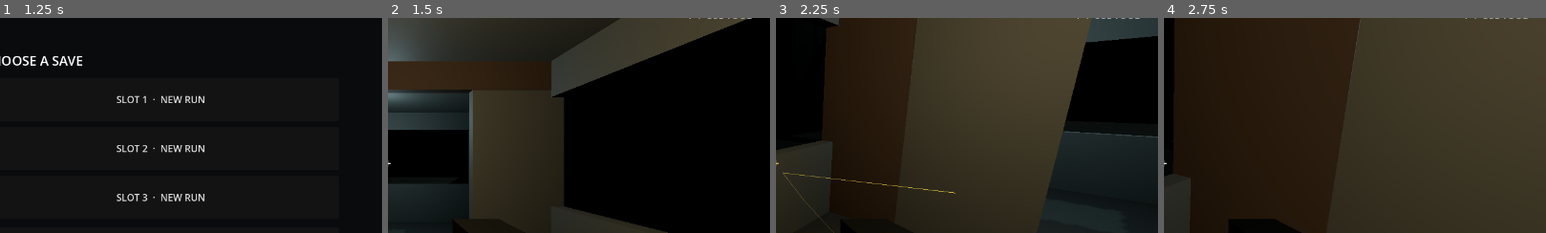
Above: before the commit, frames 1-4 (left to right).
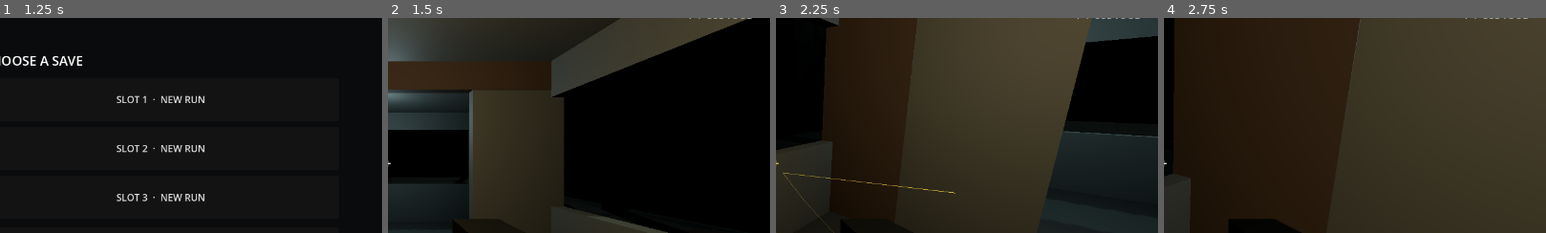
Above: after the commit, the same moments.

Repository: SebastianFreitas/van-gunner
Game: Godot game, scene res://scenes/boot/boot.tscn
Same seed, same stepped clock (60 frames per second), same inputs: the game is played once before the commit and once after it.
Inputs (mouse positions are % of the whole screen's width and height, from its top left):
- Up to frame 1 (1.25 s): tap Enter at 0.5 s; move the mouse to (72, 45) at 0.52 s; hold D (move_right) from 0.53 s (still down); hold E (interact) from 0.53 s (still down)
- Up to frame 2 (1.5 s): release D (move_right) at 1.25 s; release E (interact) at 1.25 s; click "SLOT 1 · NEW RUN" at 1.25 s
- Up to frame 3 (2.25 s): tap Space at 2 s; move the mouse to (45, 50) at 2.02 s; hold W (move_forward) from 2.03 s (still down); click (45, 50) at 2.1 s
- Up to frame 4 (2.75 s): keep holding W (move_forward)
The pictures show only the part of the screen within x 50-100%, y 16-66%; the shares and areas given below are measured in that part.

Frame 1 is identical in both runs. In frame 2, less than 0.1% of the frame differs, in the area x 54-62%, y 92-97%; in frame 3, less than 0.1%; in frame 4, nothing differs.

Commit message:
Add parallel side-street branches that replace corridor walls.
Spawn narrow full-length side lanes beside the main road so wall openings show tiled street geometry instead of empty gaps.

Co-authored-by: Cursor <cursoragent@cursor.com>

Diff:
--- a/scenes/corridor/corridor_segment.gd
+++ b/scenes/corridor/corridor_segment.gd
@@ -8,9 +8,41 @@
 	$Structure/Variant2,
 	$Structure/Variant3,
 ]
+@onready var _left_wall: Node3D = $LeftWall
+@onready var _right_wall: Node3D = $RightWall
+@onready var _left_wall_upper: Node3D = $RightWall/LeftWall
+@onready var _right_wall_upper: Node3D = $RightWall/RightWall
+@onready var _left_wall_collision: CollisionShape3D = $Surfaces/LeftWallCollision
+@onready var _right_wall_collision: CollisionShape3D = $Surfaces/RightWallCollision
+@onready var _left_wall_upper_collision: CollisionShape3D = $Surfaces/LeftWallUpperCollision
+@onready var _right_wall_upper_collision: CollisionShape3D = $Surfaces/RightWallUpperCollision
+@onready var _side_street_left: Node3D = $SideStreets/Left
+@onready var _side_street_right: Node3D = $SideStreets/Right
 
 
 func apply_variant(index: int) -> void:
 	index = clampi(index, 0, VARIANT_COUNT - 1)
 	for variant_index in _variants.size():
 		_variants[variant_index].visible = variant_index == index
+
+
+func apply_side_streets(left: bool, right: bool) -> void:
+	_set_side_street(&"left", left)
+	_set_side_street(&"right", right)
+
+
+func _set_side_street(side: StringName, enabled: bool) -> void:
+	var is_left := side == &"left"
+	var wall := _left_wall if is_left else _right_wall
+	var wall_upper := _left_wall_upper if is_left else _right_wall_upper
+	var wall_collision := _left_wall_collision if is_left else _right_wall_collision
+	var wall_upper_collision := (
+		_left_wall_upper_collision if is_left else _right_wall_upper_collision
+	)
+	var side_street := _side_street_left if is_left else _side_street_right
+
+	wall.visible = not enabled
+	wall_upper.visible = not enabled
+	wall_collision.disabled = enabled
+	wall_upper_collision.disabled = enabled
+	side_street.visible = enabled
--- a/scenes/corridor/corridor_segment.tscn
+++ b/scenes/corridor/corridor_segment.tscn
@@ -2,6 +2,7 @@
 
 [ext_resource type="Script" uid="uid://bpjji6mwad67w" path="res://scenes/corridor/corridor_segment.gd" id="1_script"]
 [ext_resource type="Shader" uid="uid://bxqnk6jr56bab" path="res://scenes/corridor/industrial_surface.gdshader" id="1_shader"]
+[ext_resource type="PackedScene" uid="uid://cside8street1br" path="res://scenes/corridor/side_street_branch.tscn" id="2_side_street"]
 
 [sub_resource type="ShaderMaterial" id="FloorMaterial"]
 render_priority = 0
@@ -444,3 +445,14 @@
 [node name="RightLamp" type="MeshInstance3D" parent="Structure/Variant3" unique_id=720149614]
 transform = Transform3D(1, 0, 0, 0, 1, 0, 0, 0, 1, 8.4, 6.8, 4.9)
 mesh = SubResource("LampMesh")
+
+[node name="SideStreets" type="Node3D" parent="."]
+
+[node name="Left" parent="SideStreets" instance=ExtResource("2_side_street")]
+transform = Transform3D(1, 0, 0, 0, 1, 0, 0, 0, 1, -9, 0, 0)
+visible = false
+
+[node name="Right" parent="SideStreets" instance=ExtResource("2_side_street")]
+transform = Transform3D(1, 0, 0, 0, 1, 0, 0, 0, 1, 9, 0, 0)
+visible = false
+mirror_x = true
--- /dev/null
+++ b/scenes/corridor/side_street_branch.gd
@@ -0,0 +1,17 @@
+extends Node3D
+
+@export var mirror_x := false
+
+
+func _ready() -> void:
+	if mirror_x:
+		for child in get_children():
+			if child is MeshInstance3D:
+				var mesh_node := child as MeshInstance3D
+				var t := mesh_node.transform
+				mesh_node.transform = Transform3D(
+					Vector3(-t.basis.x.x, t.basis.x.y, t.basis.x.z),
+					t.basis.y,
+					Vector3(-t.basis.z.x, t.basis.z.y, t.basis.z.z),
+					Vector3(-t.origin.x, t.origin.y, t.origin.z)
+				)
--- /dev/null
+++ b/scenes/corridor/side_street_branch.tscn
@@ -0,0 +1,77 @@
+[gd_scene format=3 uid="uid://cp6kn11gbklv4"]
+
+[ext_resource type="Shader" uid="uid://bxqnk6jr56bab" path="res://scenes/corridor/industrial_surface.gdshader" id="1_shader"]
+[ext_resource type="Script" path="res://scenes/corridor/side_street_branch.gd" id="2_script"]
+
+[sub_resource type="ShaderMaterial" id="FloorMaterial"]
+render_priority = 1
+shader = ExtResource("1_shader")
+shader_parameter/base_color = Color(0.14, 0.16, 0.15, 1)
+shader_parameter/seam_color = Color(0.03, 0.04, 0.035, 1)
+shader_parameter/rust_color = Color(0.28, 0.095, 0.04, 1)
+shader_parameter/tile_count = Vector2(3, 6)
+shader_parameter/roughness_value = 0.94
+cull_mode = 2
+
+[sub_resource type="ShaderMaterial" id="WallMaterial"]
+render_priority = 0
+shader = ExtResource("1_shader")
+shader_parameter/base_color = Color(0.14, 0.16, 0.15, 1)
+shader_parameter/seam_color = Color(0.03, 0.04, 0.035, 1)
+shader_parameter/rust_color = Color(0.28, 0.095, 0.04, 1)
+shader_parameter/tile_count = Vector2(3, 6)
+shader_parameter/roughness_value = 0.8
+cull_mode = 2
+
+[sub_resource type="StandardMaterial3D" id="VoidMaterial"]
+albedo_color = Color(0.004, 0.006, 0.005, 1)
+roughness = 1.0
+metallic = 0.0
+cull_mode = 2
+
+[sub_resource type="StandardMaterial3D" id="LampMaterial"]
+shading_mode = 0
+albedo_color = Color(0.62, 0.34, 0.12, 1)
+
+[sub_resource type="BoxMesh" id="FloorMesh"]
+material = SubResource("FloorMaterial")
+size = Vector3(7, 0.2, 20)
+
+[sub_resource type="BoxMesh" id="OuterWallMesh"]
+material = SubResource("WallMaterial")
+size = Vector3(0.4, 20, 20)
+
+[sub_resource type="BoxMesh" id="VoidMesh"]
+material = SubResource("VoidMaterial")
+size = Vector3(2.5, 18, 20)
+
+[sub_resource type="BoxMesh" id="LampMesh"]
+material = SubResource("LampMaterial")
+size = Vector3(0.12, 0.42, 1.3)
+
+[node name="SideStreetBranch" type="Node3D"]
+script = ExtResource("2_script")
+
+[node name="Floor" type="MeshInstance3D" parent="."]
+transform = Transform3D(1, 0, 0, 0, 1, 0, 0, 0, 1, -3.5, -0.3, 0)
+mesh = SubResource("FloorMesh")
+
+[node name="OuterWall" type="MeshInstance3D" parent="."]
+transform = Transform3D(1, 0, 0, 0, 1, 0, 0, 0, 1, -7, 9.6, 0)
+mesh = SubResource("OuterWallMesh")
+
+[node name="Void" type="MeshInstance3D" parent="."]
+transform = Transform3D(1, 0, 0, 0, 1, 0, 0, 0, 1, -8.25, 8, 0)
+mesh = SubResource("VoidMesh")
+
+[node name="Lamp0" type="MeshInstance3D" parent="."]
+transform = Transform3D(1, 0, 0, 0, 1, 0, 0, 0, 1, -5.2, 5.2, -6)
+mesh = SubResource("LampMesh")
+
+[node name="Lamp1" type="MeshInstance3D" parent="."]
+transform = Transform3D(1, 0, 0, 0, 1, 0, 0, 0, 1, -5.2, 5.2, 0)
+mesh = SubResource("LampMesh")
+
+[node name="Lamp2" type="MeshInstance3D" parent="."]
+transform = Transform3D(1, 0, 0, 0, 1, 0, 0, 0, 1, -5.2, 5.2, 6)
+mesh = SubResource("LampMesh")
--- a/scripts/run/travel_controller.gd
+++ b/scripts/run/travel_controller.gd
@@ -11,6 +11,8 @@
 const SEGMENT_VARIANT_COUNT := 4
 const NEIGHBORHOOD_MIN_LENGTH := 2
 const NEIGHBORHOOD_MAX_LENGTH := 5
+const SIDE_STREET_CHANCE := 0.32
+const SIDE_STREET_BOTH_CHANCE := 0.18
 
 @export var travel_speed := 8.0
 @export var segment_scene: PackedScene
@@ -136,6 +138,9 @@
 	segment.global_transform = world_transform
 	if segment.has_method(&"apply_variant"):
 		segment.apply_variant(_pick_segment_variant())
+	if segment.has_method(&"apply_side_streets"):
+		var side_streets := _pick_side_streets()
+		segment.call_deferred("apply_side_streets", side_streets.x, side_streets.y)
 	_world_pieces.append(segment)
 	_segment_index += 1
 
@@ -157,6 +162,17 @@
 	return _neighborhood_variant
 
 
+func _pick_side_streets() -> Vector2i:
+	var roll := _rng.randf()
+	if roll < SIDE_STREET_BOTH_CHANCE:
+		return Vector2i(1, 1)
+	if roll < SIDE_STREET_BOTH_CHANCE + SIDE_STREET_CHANCE:
+		return Vector2i(1, 0)
+	if roll < SIDE_STREET_BOTH_CHANCE + SIDE_STREET_CHANCE * 2.0:
+		return Vector2i(0, 1)
+	return Vector2i(0, 0)
+
+
 func _sample_route_transform(progress: float) -> Transform3D:
 	return travel_path.global_transform * travel_path.curve.sample_baked_with_rotation(
 		progress,
Not shown, added: scenes/corridor/side_street_branch.gd.uid
